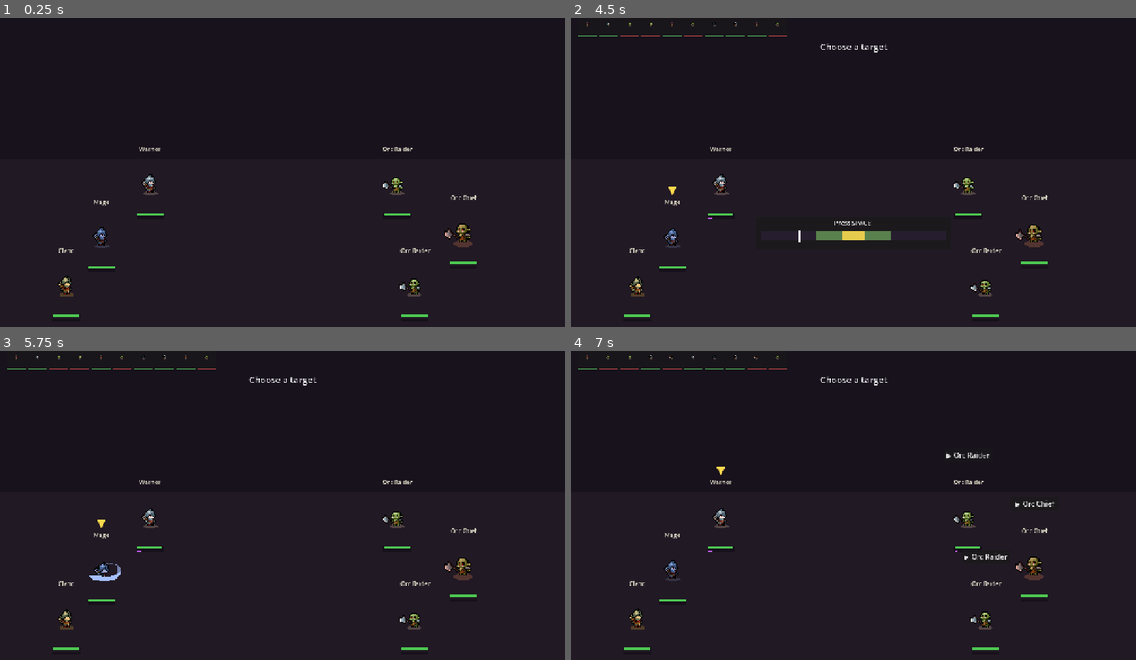
Above: before the commit, frames 1-4 (two rows, left to right).
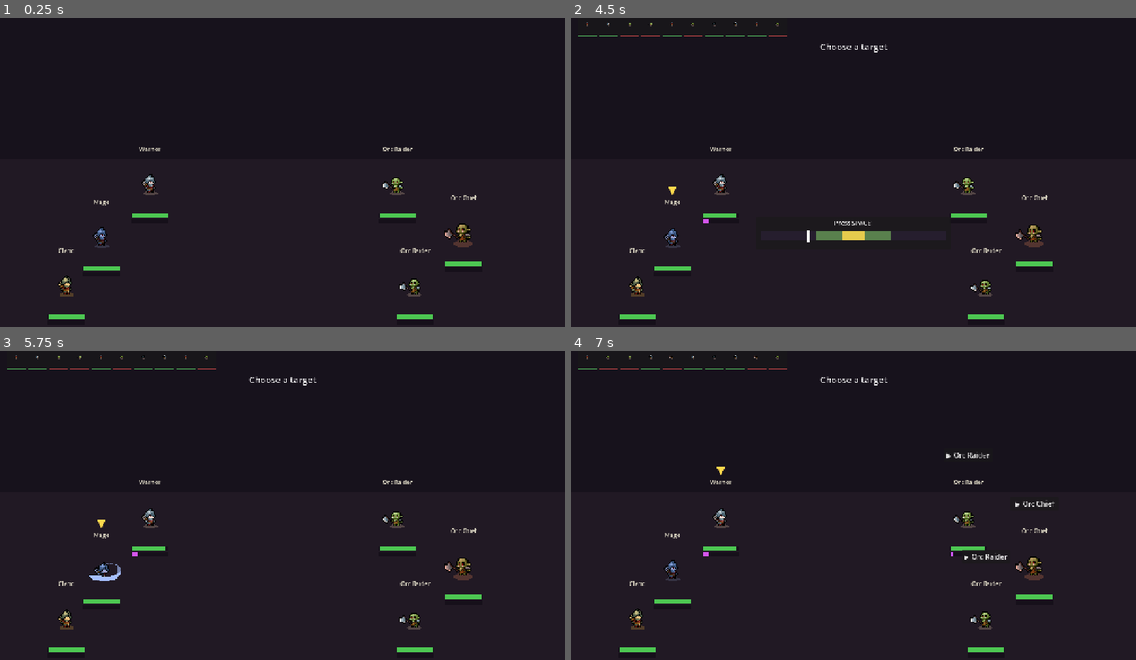
Above: after the commit, the same moments.

Repository: thebaldman65-spec/DoD
Game: Godot game, scene res://scenes/battle.tscn
Two runs of this game, one before a commit and one after it. Both use one fixed random seed, a clock stepped at 60 frames per second and the inputs below.
Inputs:
- Up to frame 1 (0.25 s): no input
- Up to frame 2 (4.5 s): tap Enter (ui_accept) at 0.5, 0.77, 1.52, 3.02 s; click "Magic Bolt (Free)" at 3.5 s; click "▶ Orc Raider" at 4.25 s
- Up to frame 3 (5.75 s): tap Space at 5 s; tap Enter (ui_accept) at 5.27 s
- Up to frame 4 (7 s): tap Enter (ui_accept) at 6.02 s; click "Strike (Free)" at 6.5 s

The runs differ from the first frame. In frame 1, 0.3% of the frame differs, in the area x 8-86%, y 63-98%; in frame 2, 0.4%; in frame 3, 0.4%; in frame 4, 0.4%.

Commit message:
Playtest tuning: 20% faster skill check, much bigger Pressure bar
Pressure bar now 8px tall and shifts purple -> hot pink as the unit
nears its Break threshold.

Co-Authored-By: Claude Fable 5 <noreply@anthropic.com>

Diff:
--- a/scripts/battle.gd
+++ b/scripts/battle.gd
@@ -455,7 +455,7 @@
 
 func _process(delta: float) -> void:
 	if sc_active:
-		sc_pos += sc_dir * delta / 0.9
+		sc_pos += sc_dir * delta / 0.72
 		if sc_pos >= 1.0:
 			sc_pos = 1.0
 			sc_dir = -1.0
--- a/scripts/unit.gd
+++ b/scripts/unit.gd
@@ -81,11 +81,11 @@
 
 func _build_bars() -> void:
 	var bar_y := 62.0
-	add_child(_make_bar_bg(Vector2(-31, bar_y), Vector2(62, 7)))
-	_hp_fill = _make_fill(Vector2(-30, bar_y + 1), Vector2(60, 5), Color(0.30, 0.78, 0.32))
+	add_child(_make_bar_bg(Vector2(-42, bar_y), Vector2(84, 11)))
+	_hp_fill = _make_fill(Vector2(-41, bar_y + 1), Vector2(82, 9), Color(0.30, 0.78, 0.32))
 	add_child(_hp_fill)
-	add_child(_make_bar_bg(Vector2(-31, bar_y + 9), Vector2(62, 5)))
-	_pressure_fill = _make_fill(Vector2(-30, bar_y + 10), Vector2(60, 3), Color(0.75, 0.35, 0.95))
+	add_child(_make_bar_bg(Vector2(-42, bar_y + 13), Vector2(84, 10)))
+	_pressure_fill = _make_fill(Vector2(-41, bar_y + 14), Vector2(82, 8), Color(0.80, 0.35, 1.0))
 	add_child(_pressure_fill)
 
 	var name_label := Label.new()
@@ -100,7 +100,7 @@
 	_status_label = Label.new()
 	_status_label.add_theme_font_size_override("font_size", 12)
 	_status_label.add_theme_color_override("font_color", Color(0.85, 0.4, 1.0))
-	_status_label.position = Vector2(-40, 78)
+	_status_label.position = Vector2(-40, 88)
 	_status_label.size = Vector2(80, 14)
 	_status_label.horizontal_alignment = HORIZONTAL_ALIGNMENT_CENTER
 	add_child(_status_label)
@@ -123,8 +123,11 @@
 
 
 func refresh_bars() -> void:
-	_hp_fill.size.x = 60.0 * clampf(hp / float(max_hp), 0.0, 1.0)
-	_pressure_fill.size.x = 60.0 * clampf(pressure / float(stability), 0.0, 1.0)
+	_hp_fill.size.x = 82.0 * clampf(hp / float(max_hp), 0.0, 1.0)
+	var pressure_ratio := clampf(pressure / float(stability), 0.0, 1.0)
+	_pressure_fill.size.x = 82.0 * pressure_ratio
+	# Shifts toward hot pink as the unit gets close to Breaking.
+	_pressure_fill.color = Color(0.80, 0.35, 1.0).lerp(Color(1.0, 0.25, 0.55), pressure_ratio)
 	_status_label.text = "BROKEN" if broken else ""
 
 
